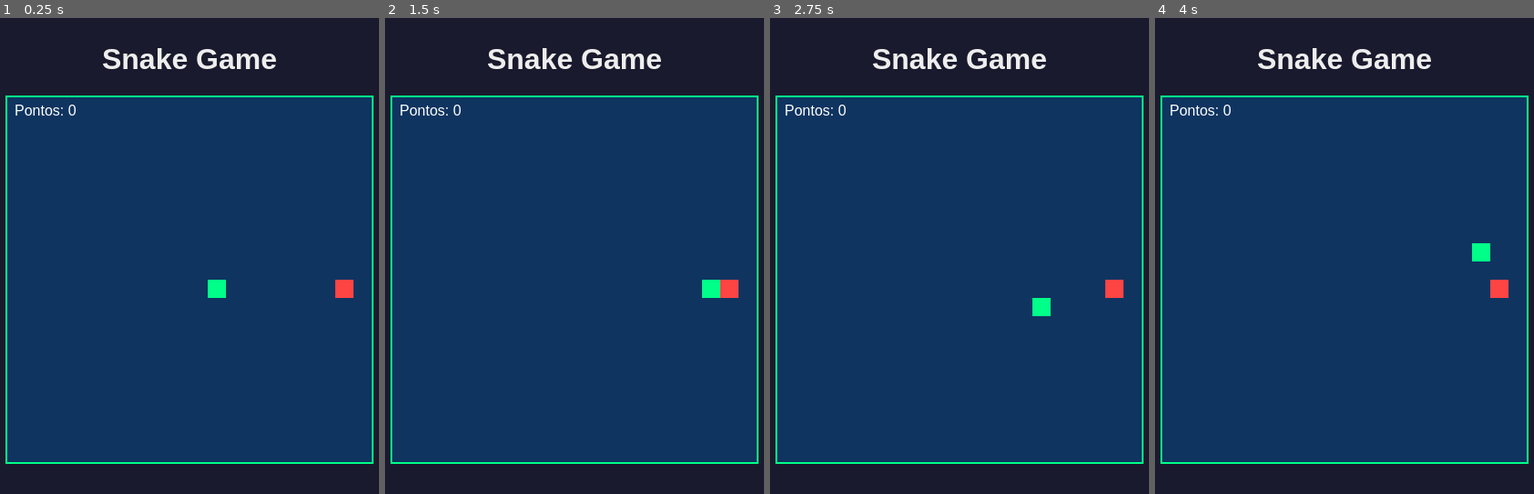
Above: before the commit, frames 1-4 (left to right).
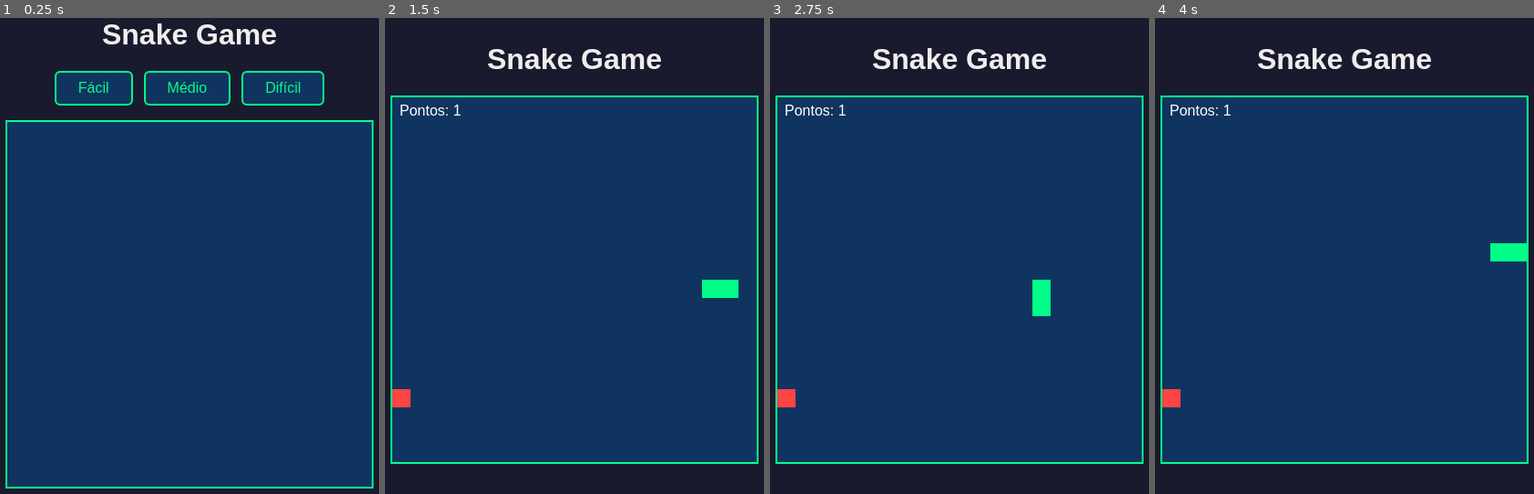
Above: after the commit, the same moments.

Repository: gabrieloliveirasantos-beep/Jogo-da-cobra
Game: browser game, page index.html
The game is run twice, just before and just after one commit, with the same random seed, the same clock (stepped at 60 frames per second) and the same inputs.
Inputs (mouse positions are in pixels of both pictures, inside the frame that each line leads up to):
- Up to frame 1 (0.25 s): no input
- Up to frame 2 (1.5 s): click (479, 89) at 0.27 s, where only the run after the commit has a clickable "Fácil"; hold Right from 1.03 s (still down)
- Up to frame 3 (2.75 s): release Right at 1.53 s; hold Down 1.58-1.85 s; hold Left 1.9-2.47 s; hold Up from 2.52 s (still down)
- Up to frame 4 (4 s): release Up at 2.82 s; hold Right 2.87-3.53 s; hold Up 3.58-3.82 s; hold Left from 3.87 s (still down)

The runs differ from the first frame. In frame 1, 16% of the frame differs, in the area x 1-99%, y 1-99%; in frame 2, 0.4%; in frame 3, 0.6%; in frame 4, 1.0%.

Commit message:
feat: níveis de velocidade e tela do game over

Diff:
--- a/game.js
+++ b/game.js
@@ -3,26 +3,38 @@
 
 const TAMANHO_BLOCO = 20;
 
-// Posição inicial da cobra (um bloco no centro)
-let cobra = [{ x: 200, y: 200 }];
+let cobra, direcao, comida, pontos, loop;
 
-// Direção atual do movimento
-let direcao = { x: 1, y: 0 };
+// Inicia ou reinicia o jogo com a velocidade escolhida
+function iniciarJogo(velocidade) {
+  document.getElementById("controles").style.display = "none";
+  document.getElementById("reiniciar").style.display = "none";
+  canvas.style.display = "block";
 
-// Posição da comida
-let comida = { x: 100, y: 100 };
+  cobra = [{ x: 200, y: 200 }];
+  direcao = { x: 1, y: 0 };
+  pontos = 0;
 
-// Pontuação
-let pontos = 0;
+  gerarComida();
+  clearInterval(loop);
+  loop = setInterval(() => atualizarJogo(velocidade), velocidade);
+}
 
-// Função que gera a comida em posição aleatória
+// Volta para o menu de escolha de velocidade
+function voltarMenu() {
+  document.getElementById("controles").style.display = "flex";
+  document.getElementById("reiniciar").style.display = "none";
+  ctx.clearRect(0, 0, canvas.width, canvas.height);
+}
+
+// Gera comida em posição aleatória
 function gerarComida() {
   let x = Math.floor(Math.random() * (canvas.width / TAMANHO_BLOCO)) * TAMANHO_BLOCO;
   let y = Math.floor(Math.random() * (canvas.height / TAMANHO_BLOCO)) * TAMANHO_BLOCO;
   comida = { x, y };
 }
 
-// Captura o teclado e muda a direção
+// Captura o teclado
 document.addEventListener("keydown", function (evento) {
   if (evento.key === "ArrowUp"    && direcao.y === 0) direcao = { x: 0, y: -1 };
   if (evento.key === "ArrowDown"  && direcao.y === 0) direcao = { x: 0, y: 1 };
@@ -30,51 +42,40 @@
   if (evento.key === "ArrowRight" && direcao.x === 0) direcao = { x: 1, y: 0 };
 });
 
-// Função principal do jogo
-function atualizarJogo() {
-  // 1. Calcula a nova posição da cabeça
+// Game over
+function gameOver() {
+  clearInterval(loop);
+  document.getElementById("mensagemFinal").textContent = "Você fez " + pontos + " ponto(s)!";
+  document.getElementById("reiniciar").style.display = "block";
+}
+
+// Loop principal
+function atualizarJogo(velocidade) {
   let novasCabeca = {
     x: cobra[0].x + direcao.x * TAMANHO_BLOCO,
     y: cobra[0].y + direcao.y * TAMANHO_BLOCO,
   };
 
-  // 2. Verifica colisão com as paredes
   if (
     novasCabeca.x < 0 || novasCabeca.x >= canvas.width ||
     novasCabeca.y < 0 || novasCabeca.y >= canvas.height
-  ) {
-    clearInterval(loop);
-    ctx.fillStyle = "white";
-    ctx.font = "32px Arial";
-    ctx.textAlign = "center";
-    ctx.fillText("Game Over! Pontos: " + pontos, canvas.width / 2, canvas.height / 2);
-    return;
-  }
+  ) { gameOver(); return; }
 
-  // 3. Verifica colisão com o próprio corpo
   for (let bloco of cobra) {
     if (novasCabeca.x === bloco.x && novasCabeca.y === bloco.y) {
-      clearInterval(loop);
-      ctx.fillStyle = "white";
-      ctx.font = "32px Arial";
-      ctx.textAlign = "center";
-      ctx.fillText("Game Over! Pontos: " + pontos, canvas.width / 2, canvas.height / 2);
-      return;
+      gameOver(); return;
     }
   }
 
-  // 4. Adiciona a nova cabeça
   cobra.unshift(novasCabeca);
 
-  // 5. Verifica se comeu a comida
   if (novasCabeca.x === comida.x && novasCabeca.y === comida.y) {
     pontos++;
     gerarComida();
   } else {
-    cobra.pop(); // remove o rabo se não comeu
+    cobra.pop();
   }
 
-  // 6. Desenha tudo
   ctx.clearRect(0, 0, canvas.width, canvas.height);
 
   ctx.fillStyle = "#00ff88";
@@ -90,7 +91,3 @@
   ctx.textAlign = "left";
   ctx.fillText("Pontos: " + pontos, 8, 20);
 }
-
-// Inicia o loop do jogo (200ms = velocidade média)
-gerarComida();
-let loop = setInterval(atualizarJogo, 200);
--- a/index.html
+++ b/index.html
@@ -9,7 +9,18 @@
 
     <h1>Snake Game</h1>
 
+    <div id="controles">
+      <button onclick="iniciarJogo(150)">Fácil</button>
+      <button onclick="iniciarJogo(100)">Médio</button>
+      <button onclick="iniciarJogo(60)">Difícil</button>
+    </div>
+
     <canvas id="gameCanvas" width="400" height="400"></canvas>
+
+    <div id="reiniciar" style="display:none">
+      <p id="mensagemFinal"></p>
+      <button onclick="voltarMenu()">Jogar novamente</button>
+    </div>
 
     <script src="game.js"></script>
   </body>
--- a/style.css
+++ b/style.css
@@ -14,3 +14,35 @@
   border: 2px solid #00ff88;
   background-color: #0f3460;
 }
+
+#controles {
+  margin-bottom: 16px;
+  display: flex;
+  gap: 12px;
+}
+
+button {
+  background-color: #0f3460;
+  color: #00ff88;
+  border: 2px solid #00ff88;
+  padding: 8px 24px;
+  font-size: 16px;
+  cursor: pointer;
+  border-radius: 6px;
+}
+
+button:hover {
+  background-color: #00ff88;
+  color: #0f3460;
+}
+
+#reiniciar {
+  margin-top: 16px;
+  text-align: center;
+}
+
+#mensagemFinal {
+  font-size: 20px;
+  margin-bottom: 12px;
+  color: #ff4444;
+}
